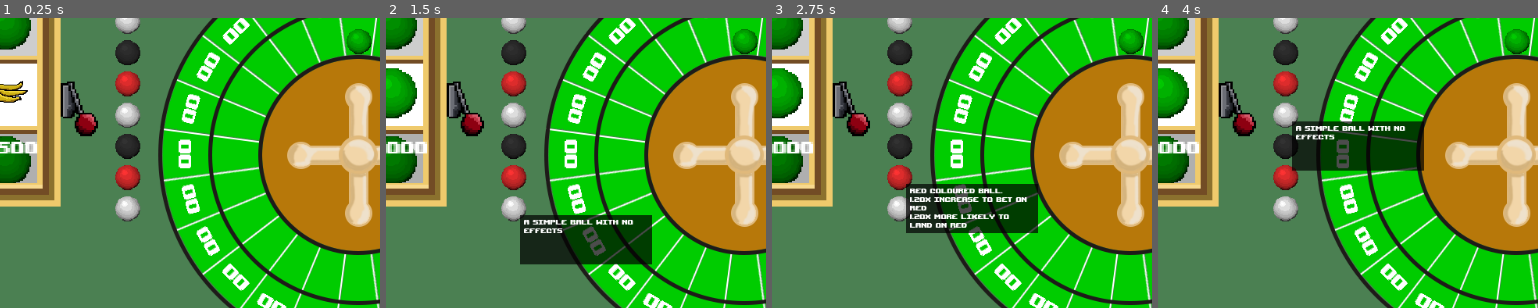
Above: before the commit, frames 1-4 (left to right).
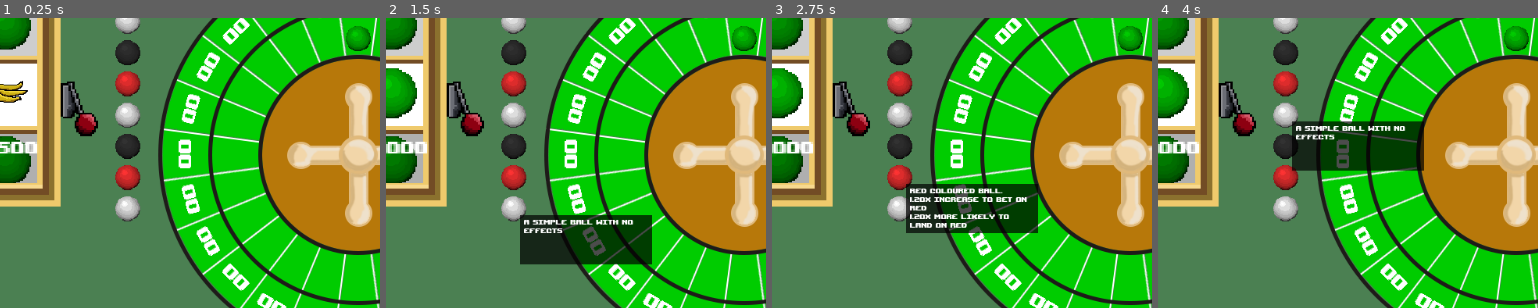
Above: after the commit, the same moments.

Repository: RossRKK/gmtk-game-jam-2025
Game: Godot game, scene res://scenes/roulette_scene.tscn
The game is run twice, just before and just after one commit, with the same random seed, the same clock (stepped at 60 frames per second) and the same inputs. Sound files missing from this copy of the repository are replaced by a short silence.
Inputs (mouse positions are % of the whole screen's width and height, from its top left):
- Up to frame 1 (0.25 s): no input
- Up to frame 2 (1.5 s): click (36, 23) at 0.5 s; click (43, 45) at 1.27 s
- Up to frame 3 (2.75 s): click (43, 39) at 2.02 s
- Up to frame 4 (4 s): click (43, 34) at 2.77 s; click (43, 29) at 3.52 s
The pictures show only the part of the screen within x 26-76%, y 12-62%; the shares and areas given below are measured in that part.

The runs differ from the first frame. In frame 1, 0.2% of the frame differs, in the area x 91-98%, y 2-13%; in frame 2, 0.2%; in frame 3, 0.2%; in frame 4, 0.2%.

Commit message:
Improved the logic that bodges the balls position back into place

Diff:
--- a/scripts/roulette_wheel/roulette_wheel.gd
+++ b/scripts/roulette_wheel/roulette_wheel.gd
@@ -15,7 +15,7 @@
 
 @onready var segment_handler: SegmentHandler = $SegmentHandler
 
-var ball_distance: float = 160.0
+var ball_distance: float = 164.0
 
 @onready var ball_queue: BallQueue = get_parent().get_node("BallQueue")
 
@@ -39,7 +39,9 @@
 var ball_initial_rotation: float = 0.
 var stop_rotation: float
 
-var ball_offset = Vector2.UP * ball_distance + Vector2.LEFT * 16
+var ball_offset_out = Vector2.UP * ball_distance
+var ball_offset_orthogonal = Vector2.LEFT * 17
+
 
 func _ready() -> void:
 	ball_queue.enqueue(GolfBall.make_golf_ball())
@@ -60,7 +62,7 @@
 
 func receive_ball(b: RouletteBall) -> void:
 	ball = b
-	ball.position = ball_offset
+	ball.position = ball_offset_out + ball_offset_orthogonal
 	add_child(ball)
 
 func _start_spin(bs: Array[Bet]) -> void:
@@ -109,7 +111,8 @@
 		self.position.x += sin(normalised_time * wobble_frequency * PI) * speed_at_time * wobble_amplitude
 		self.position.y += cos(normalised_time * wobble_frequency * PI) * speed_at_time * wobble_amplitude
 
-		ball.position = ball_offset.rotated(lerp_angle(ball_initial_rotation, target_rotation, ball_curve.sample(normalised_time)))
+		var angle = lerp_angle(ball_initial_rotation, target_rotation, ball_curve.sample(normalised_time))
+		ball.position = ball_offset_out.rotated(angle) + ball_offset_orthogonal.rotated(angle)
 
 	if state == WheelState.Returning:
 		self.rotation = lerp_angle(stop_rotation, 0, return_curve.sample(normalised_time))
